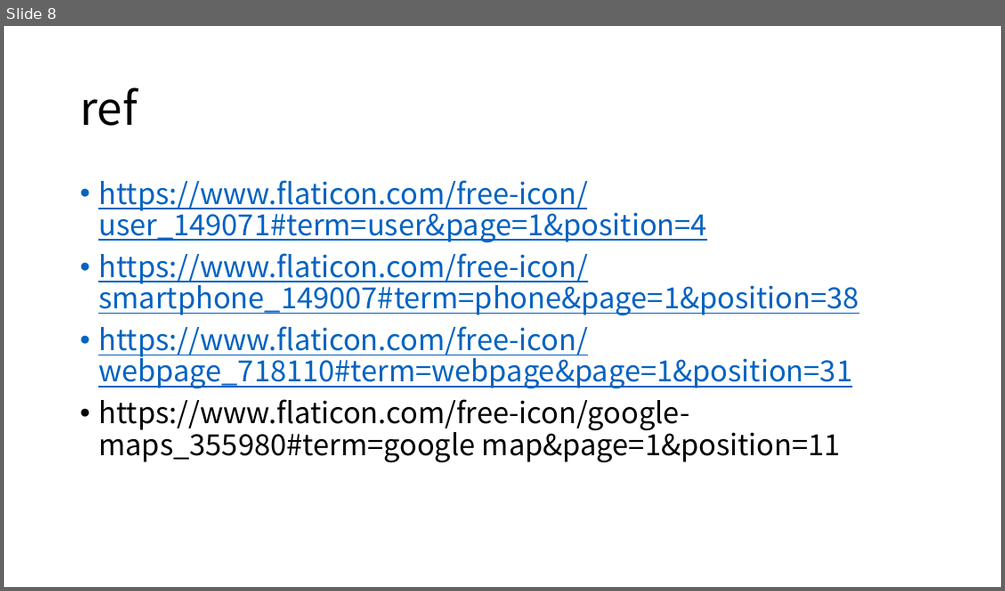
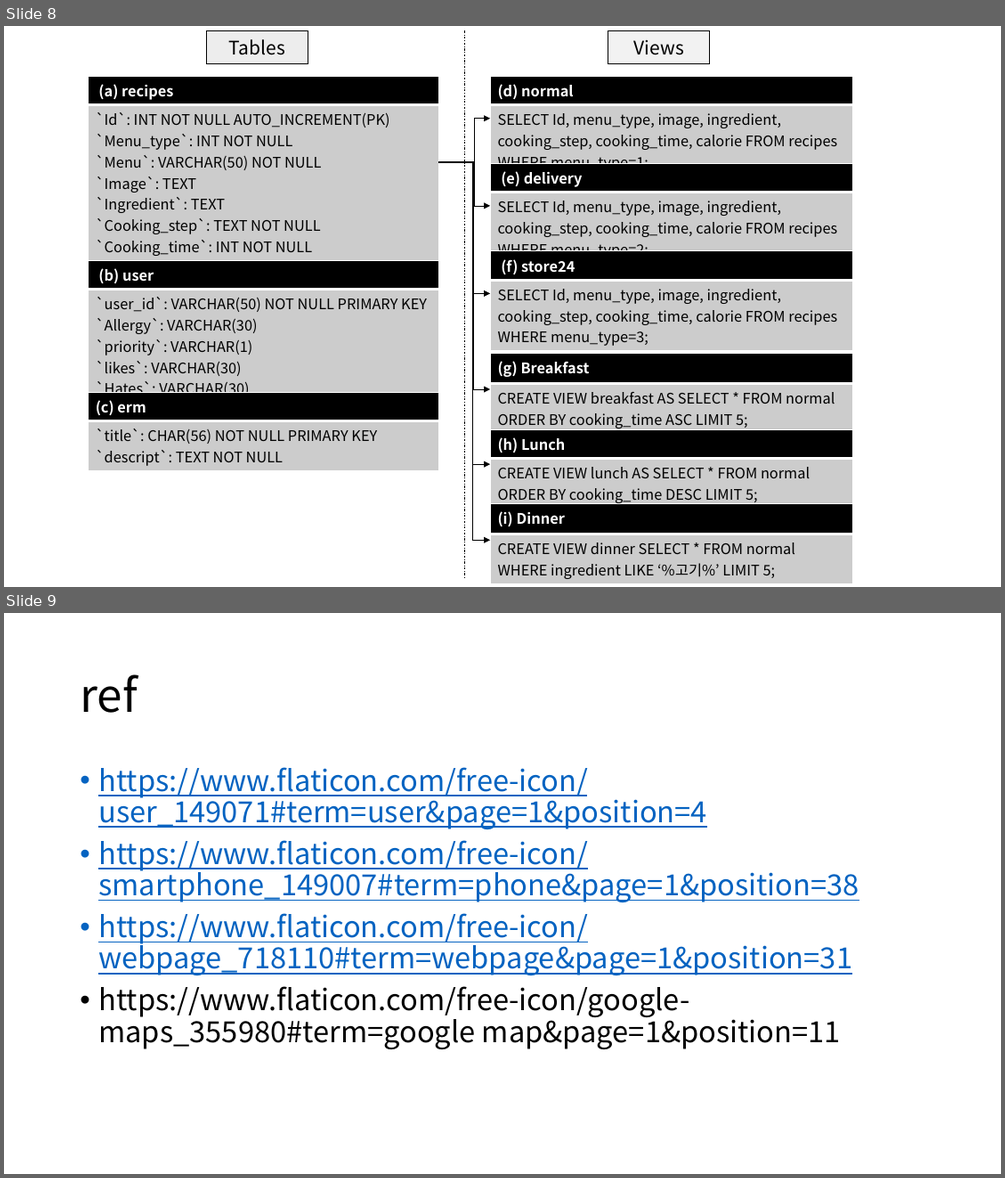
Before and after one commit to csy9608/capstone_chatbot, a slide deck: 설계도.pptx. Shown one above the other, each under a label of ours: slide 8 before the commit, slides 8 and 9 after it. The pictures are 1005x591 and 1005x1178 pixels, drawn with LibreOffice and Linux fonts; fonts in the diff are those of the drawing. Boxes give left, top, right and bottom in pixels: in the first picture for what was removed or moved away, otherwise in the second. Text is boxed around its words. In the diff, an @@ line names an element or a change of style, - is before the commit and + after.

```diff
--- a/설계도.pptx
+++ b/설계도.pptx
@@ slide 8 added at bbox=[4, 26, 1001, 587], background #FFFFFF @@
@@ rectangle added at bbox=[207, 31, 307, 64], fill #EDEDED, outline #000000 1 pt, 18 pt, text #000000 @@
+Tables
@@ line added from (465, 31) to (465, 578), #000000 0.5 pt dashed @@
@@ rectangle added at bbox=[608, 31, 710, 64], fill #F2F2F2, outline #000000 1 pt, 18 pt, text #000000 @@
+Views
@@ table added at bbox=[88, 76, 438, 313], 2 rows, 1 columns @@
+(a) recipes
+`Id`: INT NOT NULL AUTO_INCREMENT(PK) / `Menu_type`: INT NOT NULL / `Menu`: VARCHAR(50) NOT NULL / `Image`: TEXT / `Ingredient`: TEXT / `Cooking_step`: TEXT NOT NULL / `Cooking_time`: INT NOT NULL / `Calorie`: FLOAT NOT NULL
@@ table added at bbox=[490, 76, 853, 176], 2 rows, 1 columns @@
+(d) normal
+SELECT Id, menu_type, image, ingredient, cooking_step, cooking_time, calorie FROM recipes WHERE menu_type=1;
@@ elbow arrow added from (438, 162) to (490, 119), #000000 0.5 pt @@
@@ elbow arrow added from (438, 161) to (490, 206), #000000 0.5 pt @@
@@ elbow arrow added from (438, 162) to (490, 294), #000000 0.5 pt @@
@@ elbow arrow added from (438, 162) to (490, 389), #000000 0.5 pt @@
@@ elbow arrow added from (438, 162) to (490, 464), #000000 0.5 pt @@
@@ elbow arrow added from (438, 162) to (490, 540), #000000 0.5 pt @@
@@ table added at bbox=[490, 164, 853, 263], 2 rows, 1 columns @@
+(e) delivery
+SELECT Id, menu_type, image, ingredient, cooking_step, cooking_time, calorie FROM recipes WHERE menu_type=2;
@@ table added at bbox=[88, 260, 438, 402], 2 rows, 1 columns @@
+(b) user
+`user_id`: VARCHAR(50) NOT NULL PRIMARY KEY / `Allergy`: VARCHAR(30) / `priority`: VARCHAR(1) / `likes`: VARCHAR(30) / `Hates`: VARCHAR(30)
@@ table added at bbox=[490, 251, 853, 349], 2 rows, 1 columns @@
+(f) store24
+SELECT Id, menu_type, image, ingredient, cooking_step, cooking_time, calorie FROM recipes WHERE menu_type=3;
@@ table added at bbox=[490, 353, 853, 432], 2 rows, 1 columns @@
+(g) Breakfast
+CREATE VIEW breakfast AS SELECT * FROM normal ORDER BY cooking_time ASC LIMIT 5;
@@ table added at bbox=[88, 392, 438, 469], 2 rows, 1 columns @@
+(c) erm
+`title`: CHAR(56) NOT NULL PRIMARY KEY / `descript`: TEXT NOT NULL
@@ table added at bbox=[490, 430, 853, 508], 2 rows, 1 columns @@
+(h) Lunch
+CREATE VIEW lunch AS SELECT * FROM normal ORDER BY cooking_time DESC LIMIT 5;
@@ table added at bbox=[490, 504, 853, 582], 2 rows, 1 columns @@
+(i) Dinner
+CREATE VIEW dinner SELECT * FROM normal WHERE ingredient LIKE ‘%고기%’ LIMIT 5;
@@ what was slide 8 is now slide 9 @@
```
Also in this commit, not shown: 1 slide changed.
